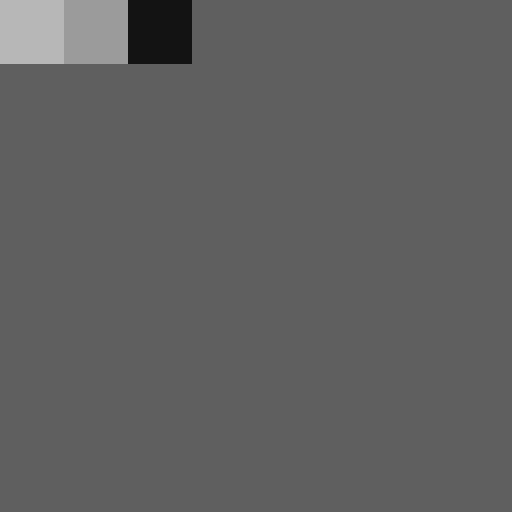
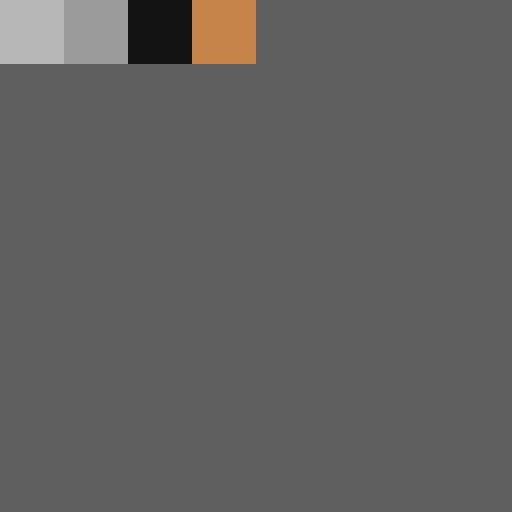
Comparing the layer stacks of the two 512 x 512 images. Changes:
added layer "Calque 1" above "Layer 3" over (x1=192, y1=0, x2=256, y2=64)
